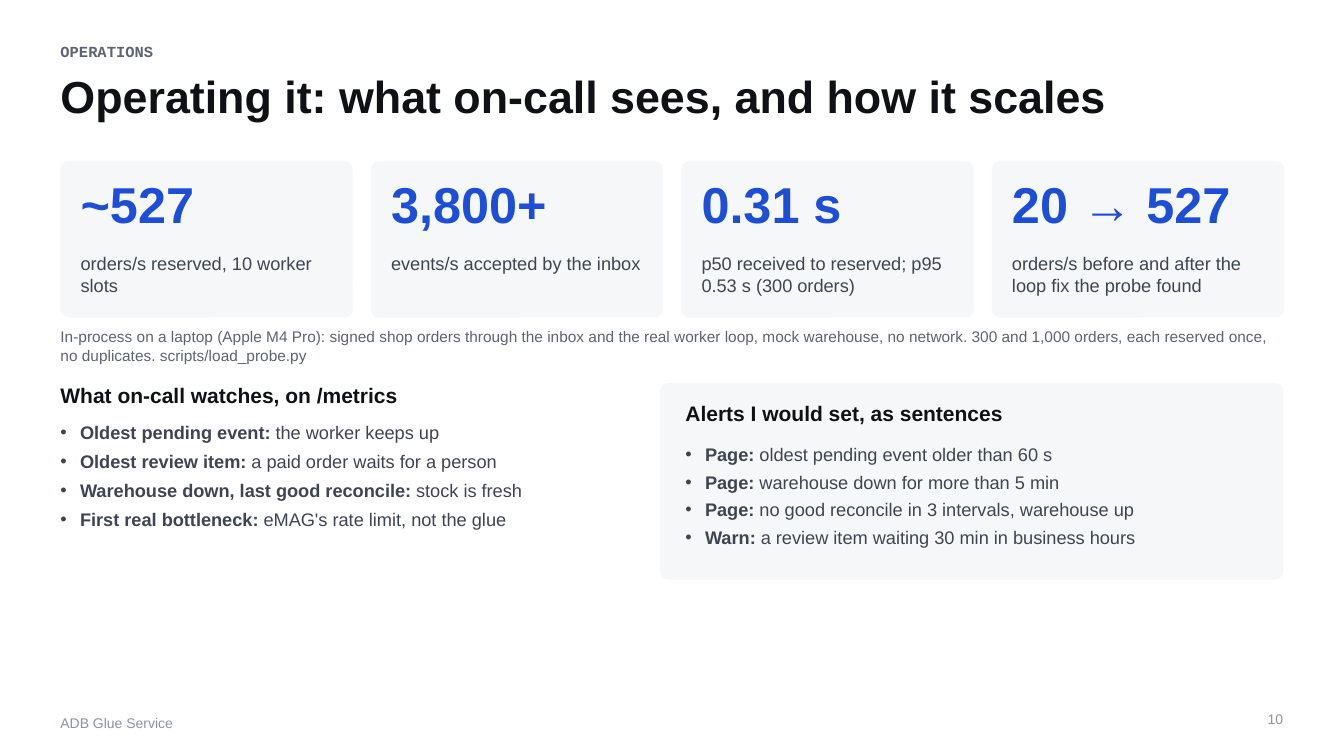
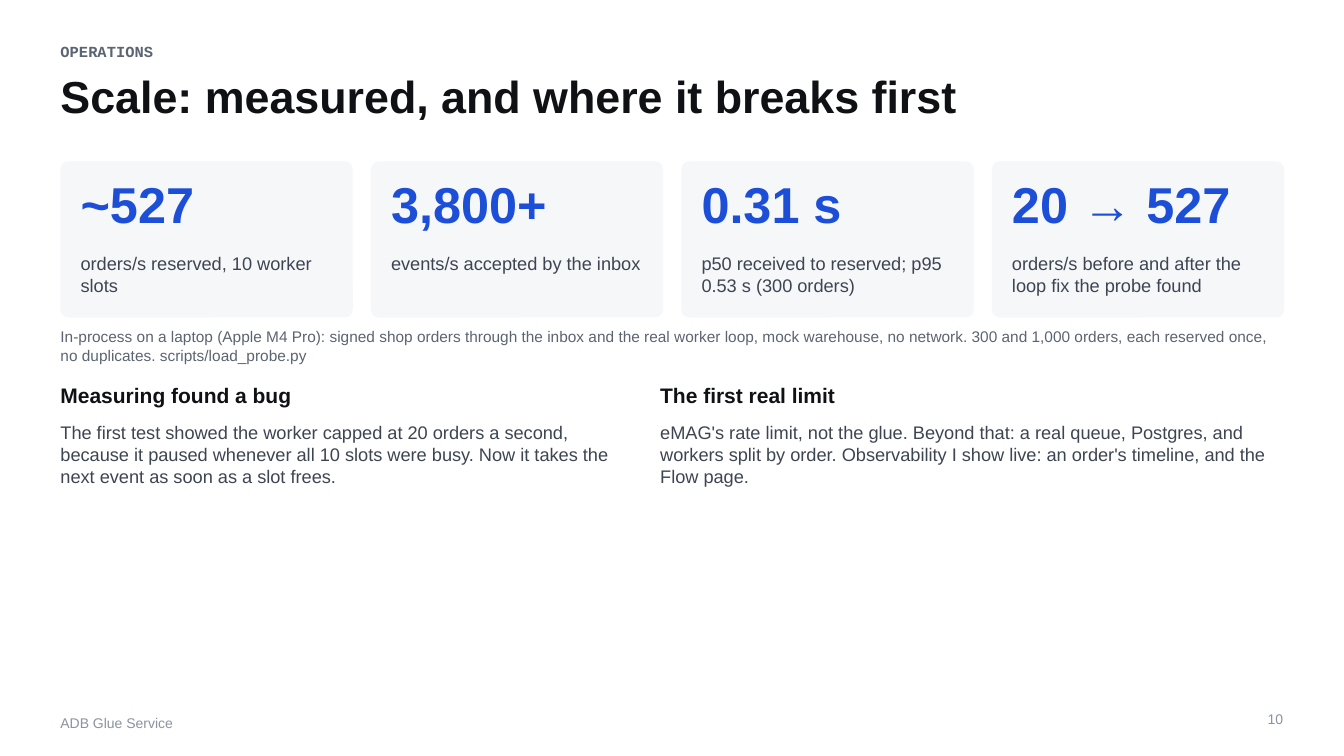
Before and after one commit to PantelimonGulie/adb-glue-service, a slide deck: slide 10 of docs/presentation/ADB-Glue-Service.pptx. Drawn at 1344x756 pixels with LibreOffice and Linux fonts; fonts in the diff are those of the drawing. Boxes give left, top, right and bottom in pixels: in the first picture for what was removed or moved away, otherwise in the second. Text is boxed around its words. In the diff, an @@ line names an element or a change of style, - is before the commit and + after.

```diff
--- a/docs/presentation/ADB-Glue-Service.pptx
+++ b/docs/presentation/ADB-Glue-Service.pptx
@@ title at bbox=[60, 80, 957, 120]: text changed @@
-Operating it: what on-call sees, and how it scales
+Scale: measured, and where it breaks first
@@ text at bbox=[60, 387, 291, 408]: text changed @@
-What on-call watches, on /metrics
+Measuring found a bug
@@ rounded rectangle removed at bbox=[660, 383, 1284, 580] @@
@@ text added at bbox=[660, 387, 835, 404], 15 pt, text #0F1115, bold @@
+The first real limit
@@ text removed at bbox=[685, 405, 1003, 425] @@
-Alerts I would set, as sentences
@@ text at bbox=[60, 426, 608, 483]: text changed; bold off @@
-• Oldest pending event: the worker keeps up
-• Oldest review item: a paid order waits for a person
-• Warehouse down, last good reconcile: stock is fresh
-• First real bottleneck: eMAG's rate limit, not the glue
+The first test showed the worker capped at 20 orders a second, because it paused whenever all 10 slots were busy. Now it takes the next event as soon as a slot frees.
@@ text added at bbox=[660, 426, 1265, 487], 13 pt, text #3D4552 @@
+eMAG's rate limit, not the glue. Beyond that: a real queue, Postgres, and workers split by order. Observability I show live: an order's timeline, and the Flow page.
@@ text removed at bbox=[705, 448, 1135, 548] @@
-• Page: oldest pending event older than 60 s
-• Page: warehouse down for more than 5 min
-• Page: no good reconcile in 3 intervals, warehouse up
-• Warn: a review item waiting 30 min in business hours
```
Also in this commit, not shown: 8 other slides changed, 1 slide added, 1 slide removed, 29 other files.
